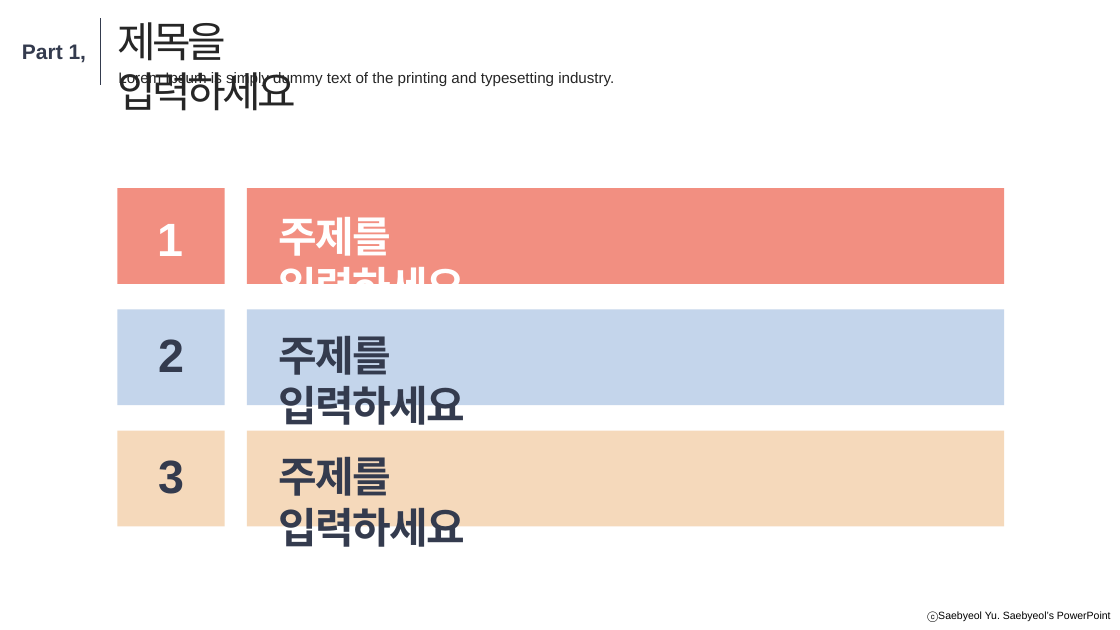
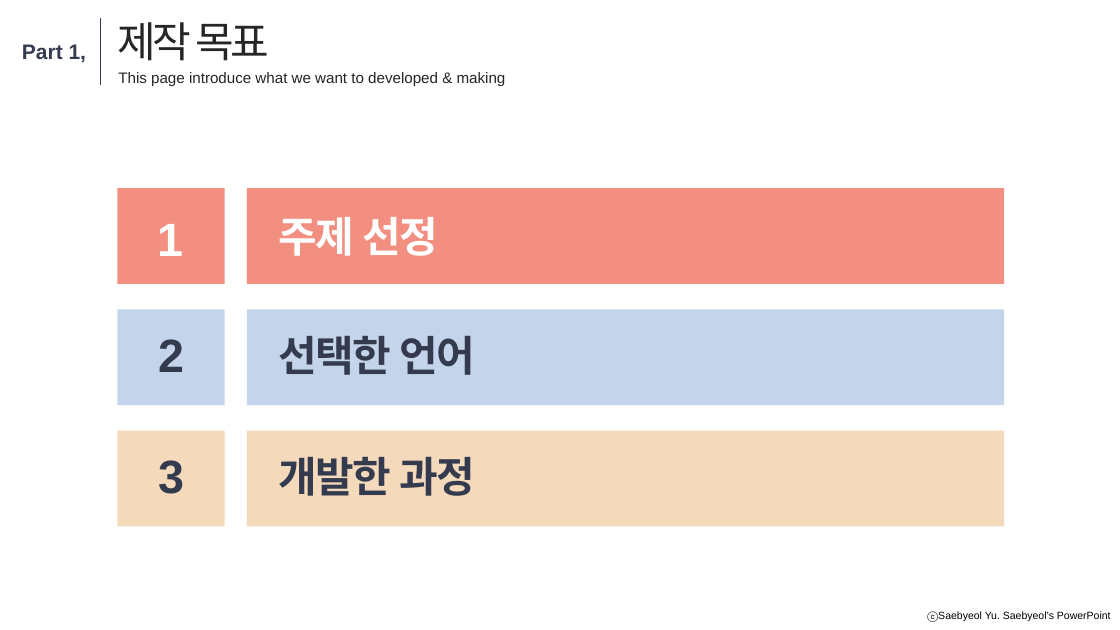
Before and after one commit to songtan-ajae/team-work-git, a slide deck: slide 4 of 200921_coffee_pastel_.pptx. Drawn at 1120x630 pixels with LibreOffice and Linux fonts; fonts in the diff are those of the drawing. Boxes give left, top, right and bottom in pixels: in the first picture for what was removed or moved away, otherwise in the second. Text is boxed around its words. In the diff, an @@ line names an element or a change of style, - is before the commit and + after.

```diff
--- a/200921_coffee_pastel_.pptx
+++ b/200921_coffee_pastel_.pptx
@@ text at [117, 22, 270, 61]: text changed @@
-제목을 입력하세요
+제작 목표
@@ text at [118, 72, 506, 86]: text changed @@
-Lorem Ipsum is simply dummy text of the printing and typesetting industry.
+This page introduce what we want to developed & making
@@ text at [279, 217, 439, 256]: text changed @@
-주제를 입력하세요
+주제 선정
@@ text at [279, 336, 475, 375]: text changed @@
-주제를 입력하세요
+선택한 언어
@@ text at [279, 457, 475, 496]: text changed @@
-주제를 입력하세요
+개발한 과정
```
Also in this commit, not shown: 4 other slides changed, 1 slide added, 1 slide removed.
